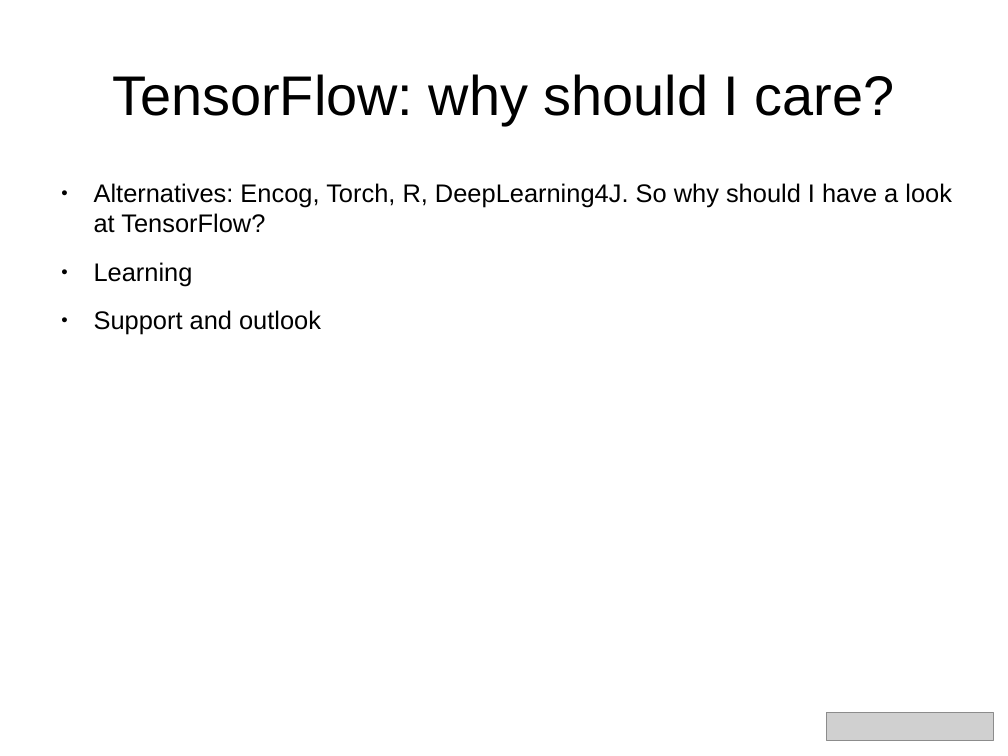
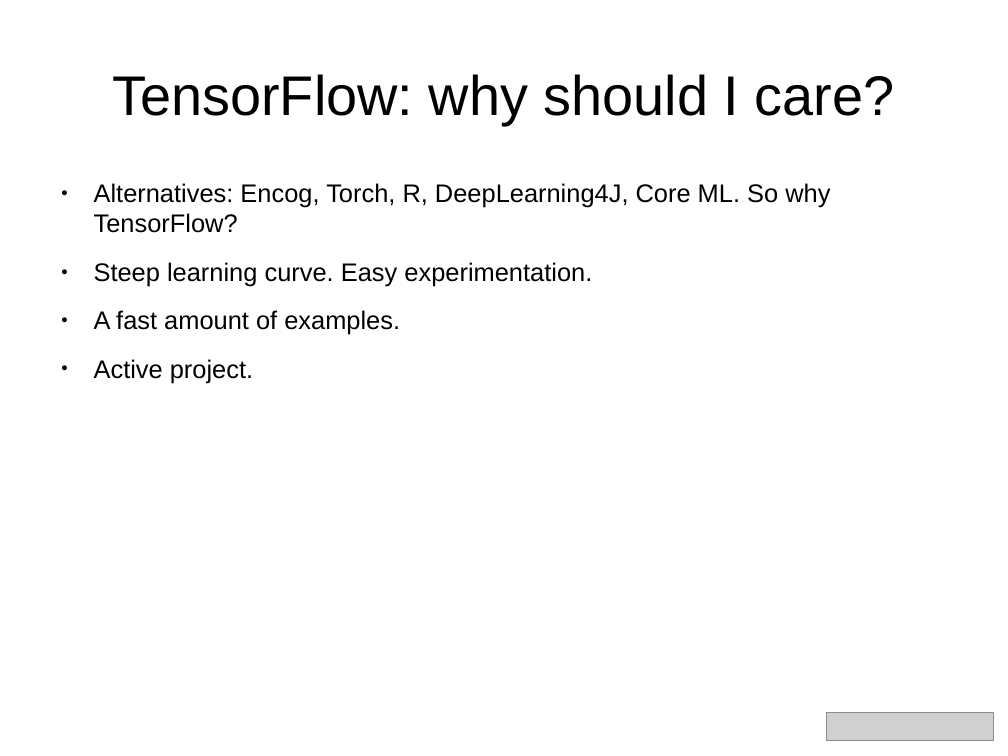
Before and after one commit to aoldemeier/an-introduction-to-tensorflow, a slide deck: slide 19 of slides_simplified.odp (slide 20 before the commit). Drawn at 1008x756 pixels with LibreOffice and Linux fonts; fonts in the diff are those of the drawing; grey boxes stand for pictures. Boxes give left, top, right and bottom in pixels: in the first picture for what was removed or moved away, otherwise in the second. Text is boxed around its words. In the diff, an @@ line names an element or a change of style, - is before the commit and + after.

```diff
--- a/slides_simplified.odp
+++ b/slides_simplified.odp
@@ text at <box>94,183,830,383</box>: text changed @@
-● Alternatives: Encog, Torch, R, DeepLearning4J. So why should I have a look at TensorFlow?
-● Learning
-● Support and outlook
+● Alternatives: Encog, Torch, R, DeepLearning4J, Core ML. So why TensorFlow?
+● Steep learning curve. Easy experimentation.
+● A fast amount of examples.
+● Active project.
```
Also in this commit, not shown: 13 other slides changed, 1 slide removed, 1 other file.
